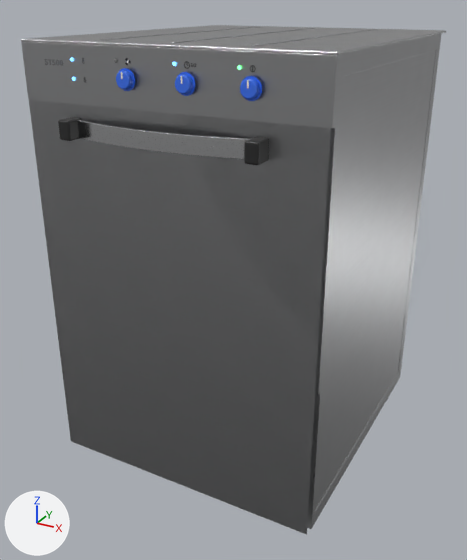
The Blender file docs/objetos/blend/K6.blend as it was, and as the next commit left it.
Before and after are seen from a 50 mm camera at (0.595, -1.174, 0.928) aimed at (-0.019, -0.058, 0.37). The axes (+X, +Y, +Z) are drawn at lower left. The lights are the same throughout. The first picture is the older version.

The first picture shows 'asa 4', 'asa 5', 'asa 6', 'asa apoyo 2', 'cuerpo', 'tapa' and 15 more.
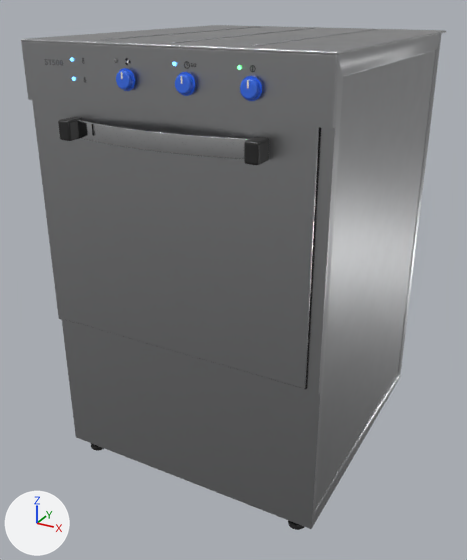
Changed parts and their boxes [x1, y1, x2, y2] in the pictures (467 x 560 px):
```json
{"object": "cuerpo", "change": "reshaped", "before": [21, 34, 441, 535], "after": [21, 34, 441, 529]}
{"part": 1, "of": "me_cuerpo", "change": "cut back", "before": [21, 42, 337, 535], "after": [21, 42, 337, 129]}
{"object": "puerta", "change": "unchanged, uncovered by the edit", "after": [40, 101, 319, 389]}
```

Edits to the scene script, one JSON object a line:
```json
{"block": "me_cuerpo", "where": "# used by ob_cuerpo; parent = ob_k6; location = (0.0, 0.0, 0.0)"}
{"op": "remove", "block": "me_cuerpo", "code": "me_cuerpo.from_pydata(...)  # 232 vertices, 205 faces; spans x -0.282..0.282, y -0.326..0.285, z 0.028..0.858"}
{"op": "add", "block": "me_cuerpo", "code": "me_cuerpo.from_pydata(...)  # 224 vertices, 201 faces; spans x -0.282..0.282, y -0.326..0.285, z 0.028..0.858"}
{"block": "me_cuerpo", "change": "me_cuerpo part 1"}
{"block": "me_cuerpo", "change": "10 vertices are removed from x -0.281..0.281, y -0.326..-0.325, z 0.03..0.762"}
{"block": "me_cuerpo", "change": "10 faces are deleted"}
{"block": "me_cuerpo", "change": "2 vertices move within x -0.281..0.281, y -0.325, z 0.762"}
{"block": "me_cuerpo", "change": "2 vertices are added at (-0.28, -0.326, 0.762), (0.28, -0.326, 0.762)"}
{"block": "me_cuerpo", "change": "5 new faces join them, smooth"}
{"block": "me_cuerpo", "change": "1 new face joins them"}
```
